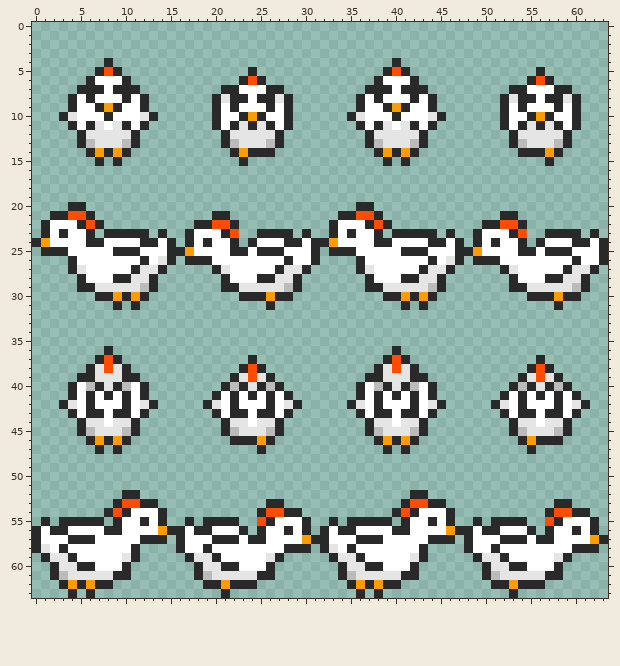
Pixel-art sprite: Content/Images/Textures2D/Characters/chicken.png. Above: the version before the commit.
The file is 64x64 pixels.
And afterwards:
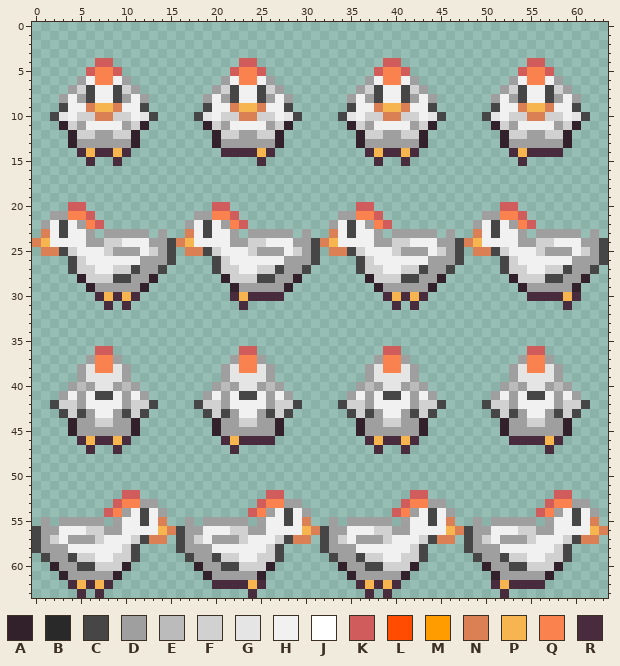
Palette (. is transparent): A #32202b  B #292929  C #474647  D #9f9f9f  E #bbbbbb  F #d1d1d1  G #e5e5e5  H #f1f1f1  J #ffffff  K #d15c5c  L #ff4c00  M #ff9d00  N #db7f54  P #f6b54e  Q #fa824f  R #492b3e
Change:
Changed rows in their new state; - is an unchanged pixel.
first column x 2:
 4 -----KK--------------KK--------------KK--------------KK-----
 5 ----KQQK------------KQQK------------KQQK------------KQQK----
 6 ---DHQQHD----------DHQQHD----------DHQQHD----------DHQQHD---
 7 --DFCHHCFD--------DFCHHCFD--------DFCHHCFD--------DFCHHCFD--
 8 -DHDCHHCDHD------DHDCHHCDHD------DHDCHHCDHD------DHDCHHCDHD-
 9 -CHHNPPNHHC------CHHNPPNHHC------CHHNPPNHHC------CHHNPPNHHC-
10 CGHFFNNFFH-C----CGHFFNNFFHGC----CGHFFNNFFH-C----CGHFFNNFFHGC
11 -AFDHHHHDFA------AFDHHHHDFA------AFDHHHHDFA------AFDHHHHDFA-
12 --AFFDDFFA--------AFFDDFFA--------AFFDDFFA--------AFFDDFFA--
13 --ADDDDDDA--------ADDDDDDA--------ADDDDDDA--------ADDDDDDA--
14 ---RPRRPR----------RRRRPR----------RPRRPR----------RPRRRR---
15 ----R.-R-------------.-R------------R.-R------------R--.----
first column x 0:
20 ----KK--------------KK--------------KK--------------KK----------
21 --DDQQK-----------DDQQK-----------DDQQK-----------DDQQK---------
22 -DHCHDQK---------DHCHDQK---------DHCHDQK---------DHCHDQK--------
23 -NHCHHD-DDDDD-D--NHCHHD-DDDDD-D--NHCHHD-DDDDD-D--NHCHHD-DDDDD-D-
24 NPHHHHDDFFHHHDDCNPHHHHDDFFHHHDDCNPHHHHDDFFHHHDDCNPHHHHDDFFHHHDDC
25 -NNCFHHHFDDDHFDC.NNCFHHHFDDDHFDC-NNCFHHHFDDDHFDC.NNCFHHHFDDDHFDC
26 ----CFHHHHHHDDDC-...CFHHHHHHDDDC----CFHHHHHHDDDC-...CFHHHHHHDDDC
27 ----CFFHHFFCDDC-----CFFHHFFCDDC-----CFFHHFFCDDC-----CFFHHFFCDDC-
28 -----AFFFCCDDA-------AFFFCCDDA-------AFFFCCDDA-------AFFFCCDDA--
29 -----.ADDDDDA.-------.ADDDDDA.-------.ADDDDDA.-------.ADDDDDA.--
30 -------RPRPR.---------RPRRRR.----------RPRPR.----------RRRRPR---
31 --------R.R.-----------R--.-------------R.R.--------------.R----
first column x 2:
36 -----KK--------------KK--------------KK--------------KK-----
37 ----DQQD------------DQQD------------DQQD------------DQQD----
38 ---DGQQ-D----------DGQQGD----------DGQQ-D----------DGQQGD---
39 ---DG---D.---------DG-G-D----------DG---D.---------DG-G-D---
40 --DEDG-D-D.-------DEDG-D-D--------DEDG-D-D.-------DEDG-D-D--
41 -DHDHCCHDHD------DHDHCCHDHD------DHDHCCHDHD------DHDHCCHDHD-
42 CFFDHHHHDFFC----CFFDHHHHDFFC----CFFDHHHHDFFC----CFFDHHHHDFFC
43 -CFCDHHDCFC------CFCDHHDCFC------CFCDHHDCFC------CFCDHHDCFC-
44 --ADDFFDDA--------ADDFFDDA--------ADDFFDDA--------ADDFFDDA--
45 --ADDDDDDA--------ADDDDDDA--------ADDDDDDA--------ADDDDDDA--
46 ---RPRRPR----------RPRRRR----------RPRRPR----------RRRRPR---
47 ----R.-R------------R--.------------R.-R-------------.-R----
first column x 0:
52 ----------KK--------------KK--------------KK--------------KK----
53 ---------KQQDD-----------KQQDD-----------KQQDD-----------KQQDD--
54 --------KQDHCHD---------KQDHCHD---------KQDHCHD---------KQDHCHD-
55 -D-DDDDD-DHHCHN--D-DDDDD-DHHCHN--D-DDDDD-DHHCHN--D-DDDDD-DHHCHN-
56 CDDHHHFFDDHHHHPNCDDHHHFFDDHHHHPNCDDHHHFFDDHHHHPNCDDHHHFFDDHHHHPN
57 CDFHDDDFHHHFCNN-CDFHDDDFHHHFCNN.CDFHDDDFHHHFCNN-CDFHDDDFHHHFCNN.
58 CDDDHHHHHHFC----CDDDHHHHHHFC...-CDDDHHHHHHFC----CDDDHHHHHHFC...-
59 -CDDCFFHHFFC-----CDDCFFHHFFC-----CDDCFFHHFFC-----CDDCFFHHFFC----
60 --ADDCCFFFA-------ADDCCFFFA-------ADDCCFFFA-------ADDCCFFFA-----
61 --.ADDDDDA.-------.ADDDDDA.-------.ADDDDDA.-------.ADDDDDA.-----
62 ---.RPRPR----------.RRRRPR---------.RPRPR----------RPRRRR-------
63 ----.R.R-------------.--R-----------.R.R------------R.----------
Changed places in both pictures, as pixel boxes (x1, y1, x2, y2):
changed: (32, 58, 608, 310)
changed: (50, 346, 158, 454)
changed: (194, 346, 302, 454)
changed: (338, 346, 590, 454)
changed: (32, 490, 608, 598)
